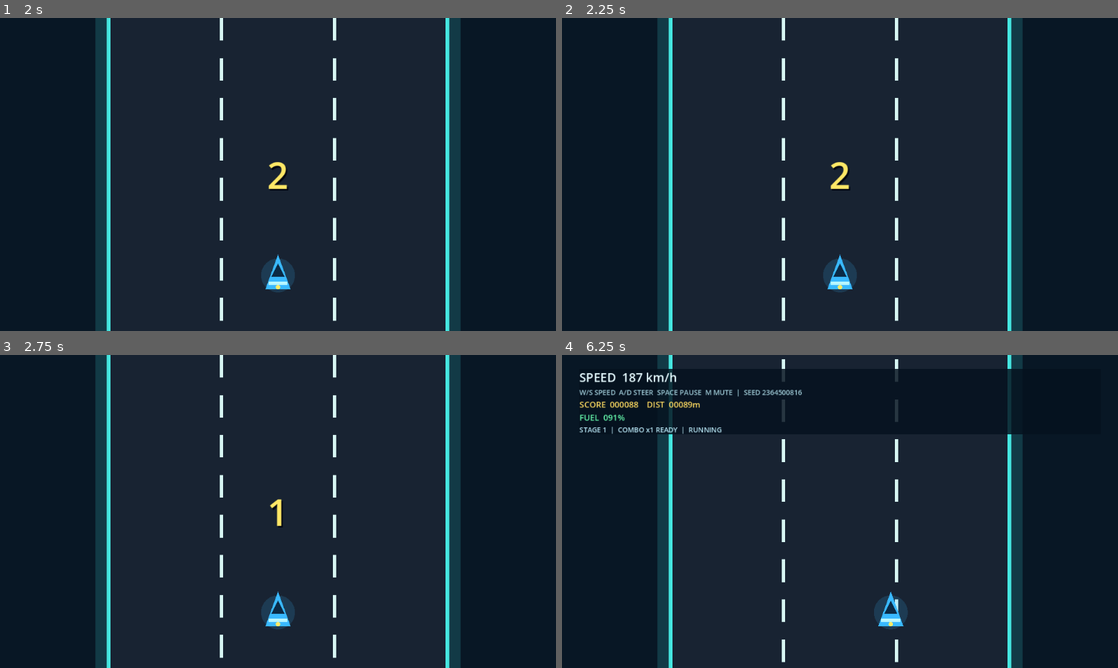
Above: before the commit, frames 1-4 (two rows, left to right).
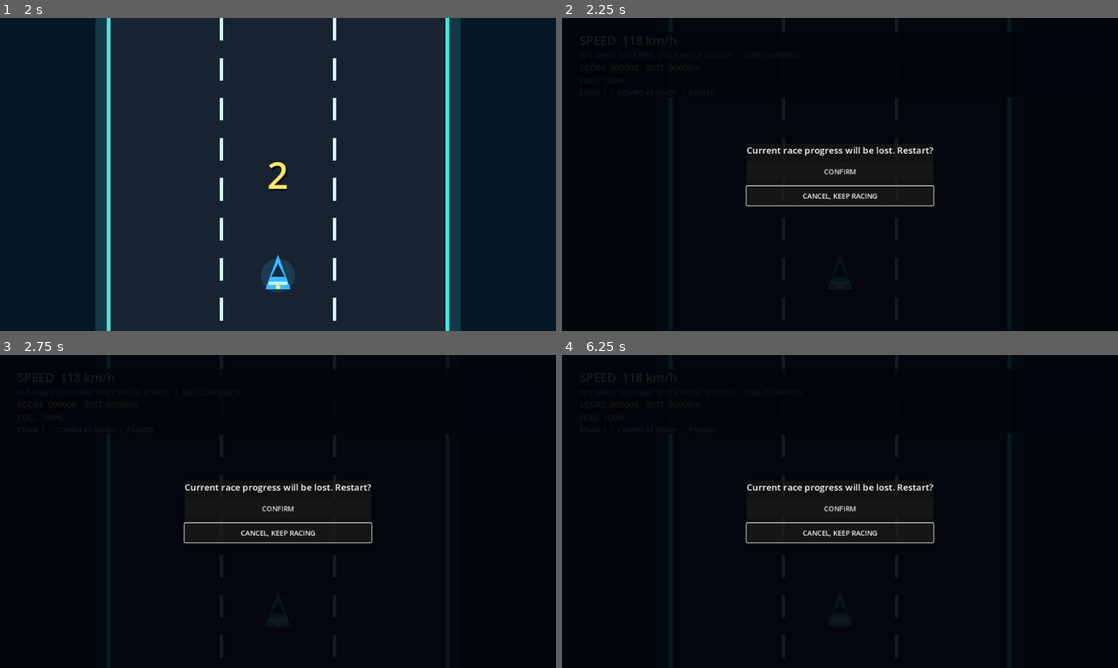
Above: after the commit, the same moments.

Repository: xiejiamincyq/car
Game: Godot game, scene res://scenes/main.tscn
The game is run twice, just before and just after one commit, with the same random seed, the same clock (stepped at 60 frames per second) and the same inputs.
Inputs (mouse positions are in pixels of both pictures, inside the frame that each line leads up to):
- Up to frame 1 (2 s): click "START RACE" at 0.5 s; tap Enter at 1.25 s; hold Right (steer_right) from 1.28 s (still down); tap P at 1.35 s
- Up to frame 2 (2.25 s): tap R (restart_run, bound only after the commit) at 2 s; release Right (steer_right) at 2.03 s; hold Down (brake) from 2.03 s (still down); tap P at 2.1 s
- Up to frame 3 (2.75 s): keep holding Down (brake)
- Up to frame 4 (6.25 s): release Down (brake) at 2.75 s; click (840, 508) at 2.75 s, where only the run after the commit has a clickable "CONFIRM"; tap R (restart_run, bound only after the commit) at 3.5, 5.75 s; hold Right (steer_right) 3.53-4.25 s; tap P at 3.6, 5.1, 5.85 s; click (840, 508) at 4.25 s, where only the run after the commit has a clickable "CONFIRM"; hold Up (accelerate) 5.03-5.78 s; hold Left (steer_left) from 5.78 s (still down)

Frame 1 is identical in both runs. In frame 2, 99% of the frame differs, in the area x 0-100%, y 0-100%; in frame 3, 99%; in frame 4, 83%.

Commit message:
fix: honor the R restart shortcut

Diff:
--- a/scripts/main.gd
+++ b/scripts/main.gd
@@ -188,6 +188,9 @@
 	if Input.is_action_just_pressed("ui_cancel") and (settings_screen.visible or controls_screen.visible):
 		_close_submenu()
 		return
+	if Input.is_action_just_pressed("restart_run"):
+		if _handle_restart_shortcut():
+			return
 	if Input.is_action_just_pressed("pause_game"):
 		if run.phase == RunState.Phase.RUNNING:
 			_pause_run()
@@ -618,6 +621,23 @@
 func _request_restart() -> void:
 	_show_confirmation("restart", _text("confirm.restart"))
 
+func _handle_restart_shortcut() -> bool:
+	if confirmation_screen.visible:
+		return false
+	if run.phase == RunState.Phase.RUNNING:
+		_pause_run()
+	elif run.phase == RunState.Phase.COUNTDOWN:
+		run.pause_for_focus_loss()
+		_stop_run_audio()
+		_update_hud()
+	if run.phase == RunState.Phase.PAUSED:
+		_request_restart()
+		return true
+	if run.phase == RunState.Phase.GAME_OVER or run.phase == RunState.Phase.RUN_CLEAR:
+		_replay_run()
+		return true
+	return false
+
 func _request_title() -> void:
 	_show_confirmation("title", _text("confirm.title"))
 
@@ -943,6 +963,7 @@
 	_register_action("steer_left", [KEY_LEFT, KEY_A])
 	_register_action("steer_right", [KEY_RIGHT, KEY_D])
 	_register_action("pause_game", [KEY_SPACE], true)
+	_register_action("restart_run", [KEY_R], true)
 	_register_action("toggle_mute", [KEY_M])
 	_register_action("toggle_fullscreen", [KEY_F11])
 	_register_action("volume_down", [KEY_MINUS])
--- a/tests/test_window_behavior.gd
+++ b/tests/test_window_behavior.gd
@@ -22,6 +22,15 @@
 	assert(pause_keys.has(KEY_SPACE), "The manual pause action must be bound to Space")
 	assert(not pause_keys.has(KEY_P), "P must no longer trigger manual pause")
 	assert(not pause_keys.has(KEY_ESCAPE), "Escape must no longer trigger manual pause")
+	assert(InputMap.has_action("restart_run"), "The documented R restart shortcut must have an InputMap action")
+	var has_restart_key := false
+	for event in InputMap.action_get_events("restart_run"):
+		has_restart_key = has_restart_key or (event is InputEventKey and event.keycode == KEY_R)
+	assert(has_restart_key, "The restart action must be bound to R")
+	main.run.start()
+	assert(main._handle_restart_shortcut(), "A live run must accept the R restart shortcut")
+	assert(main.confirmation_screen.visible and main.destructive_action == "restart", "R during a live run must use the existing restart confirmation flow")
+	main._cancel_confirmation()
 	var fullscreen_button: Button = main.get_node("CanvasLayer/SettingsScreen/Center/Card/Content/FullscreenButton")
 	assert(not main.fullscreen_enabled and fullscreen_button.text.contains("窗口"), "The safe default must be windowed and visible in settings")
 	main._toggle_fullscreen()
